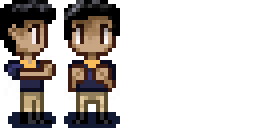
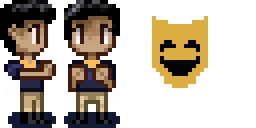
The second 256x128 image is a revision of the first. Changes to its layers:
painted on "Layer 5" over [left=152, top=16, right=208, bottom=88]
